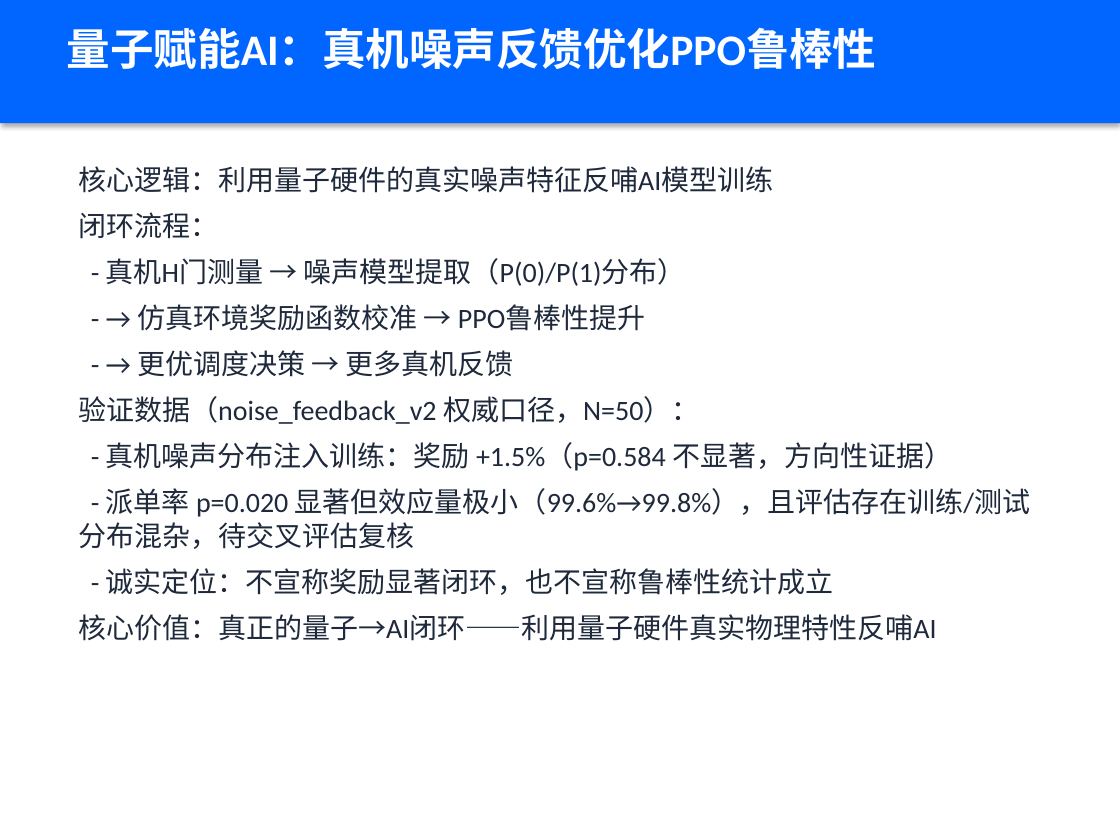
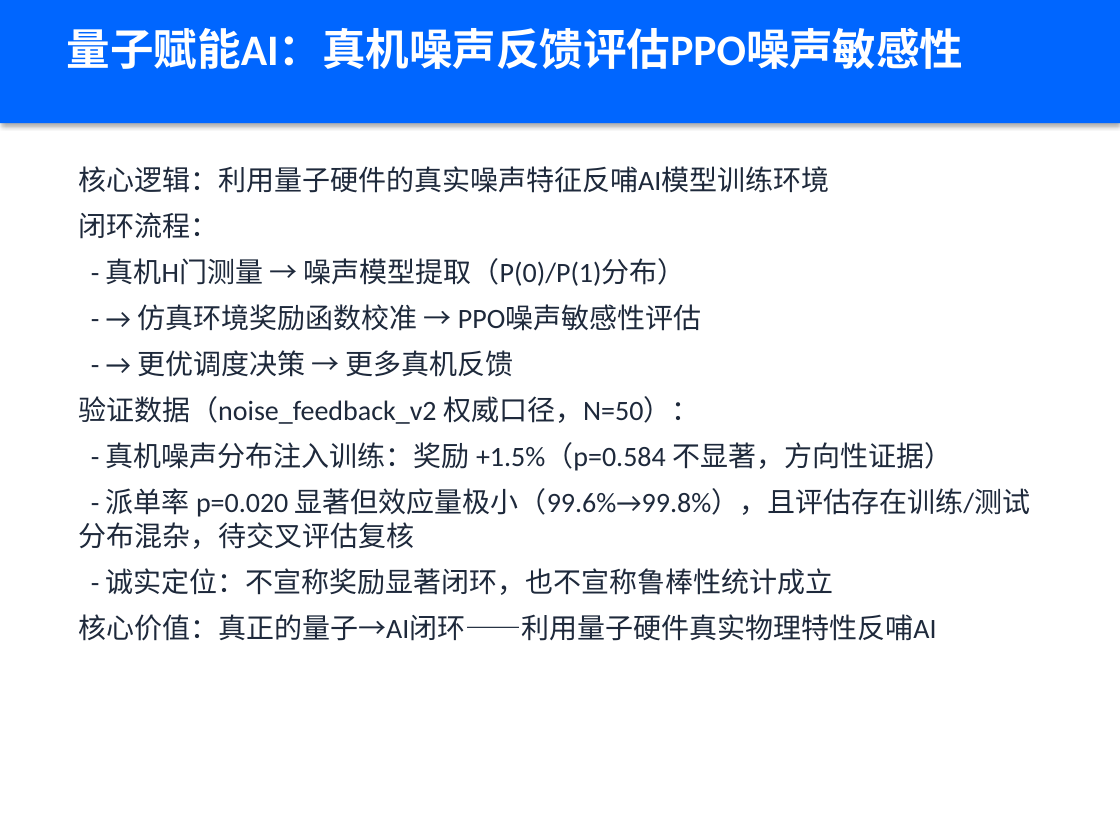
Before and after one commit to xiabai2008/quantum-rl-scheduler, a slide deck: slide 8 of deliverable_models/答辩PPT.pptx. Drawn at 1120x840 pixels with LibreOffice and Linux fonts; fonts in the diff are those of the drawing. Boxes give left, top, right and bottom in pixels: in the first picture for what was removed or moved away, otherwise in the second. Text is boxed around its words. In the diff, an @@ line names an element or a change of style, - is before the commit and + after.

```diff
--- a/deliverable_models/答辩PPT.pptx
+++ b/deliverable_models/答辩PPT.pptx
@@ text at <box>67,28,964,69</box>: text changed @@
-量子赋能AI：真机噪声反馈优化PPO鲁棒性
+量子赋能AI：真机噪声反馈评估PPO噪声敏感性
@@ text at <box>78,166,829,193</box>: text changed @@
-核心逻辑：利用量子硬件的真实噪声特征反哺AI模型训练
+核心逻辑：利用量子硬件的真实噪声特征反哺AI模型训练环境
@@ text at <box>137,304,701,331</box>: text changed @@
-- → 仿真环境奖励函数校准 → PPO鲁棒性提升
+- → 仿真环境奖励函数校准 → PPO噪声敏感性评估
```
Also in this commit, not shown: 3 other slides changed, 13 other files.
